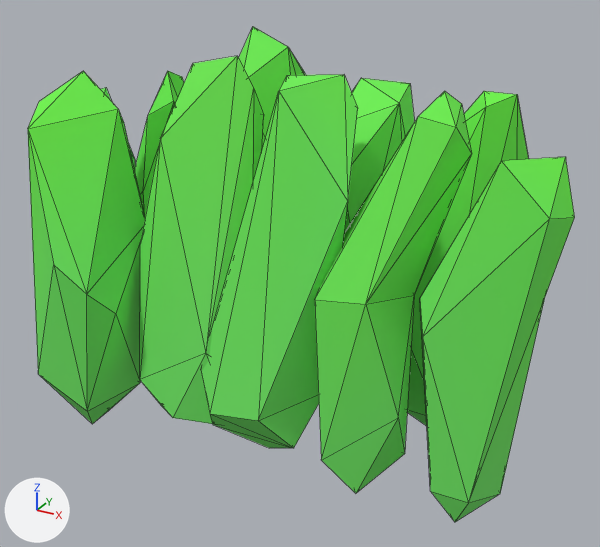
The glTF model client/public/models/grass.glb as it was, and as the next commit left it.
One viewpoint serves both versions: a 50 mm camera at (0.172, -0.415, 0.138) aimed at (-0.008, -0.089, -0.026). The axes (+X, +Y, +Z) are drawn at lower left. The lights are the same throughout. The picture after the commit comes second. Mesh edges are drawn as thin lines.

Objects in the first picture: 'Quad Sphere'.
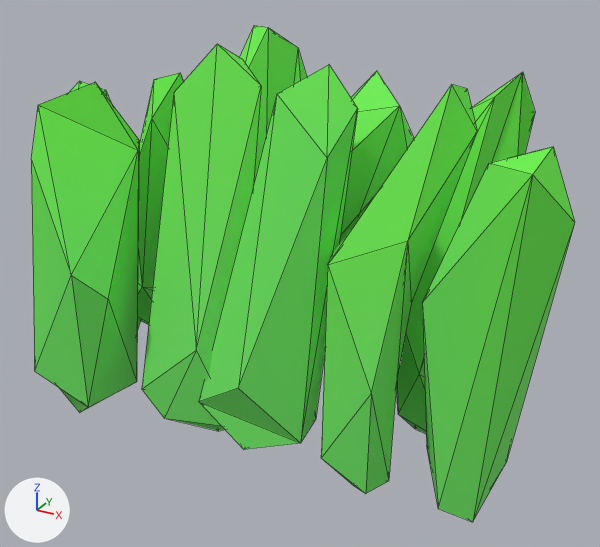
Changed parts and their boxes [x1, y1, x2, y2] in the pictures (600 x 547 px):
'Quad Sphere', reshaped, moved, rescaled: before [28, 27, 575, 522]; after [31, 25, 575, 522]
part 1 of me_quad_sphere, rebuilt: before [344, 78, 414, 233]; after [341, 71, 414, 234]
part 2 of me_quad_sphere, rebuilt: before [239, 27, 306, 148]; after [240, 25, 307, 185]
part 3 of me_quad_sphere, rebuilt: before [420, 157, 575, 522]; after [422, 147, 575, 522]
part 4 of me_quad_sphere, rebuilt: before [201, 75, 358, 448]; after [199, 65, 358, 449]
part 5 of me_quad_sphere, rebuilt (7% narrower, 6% shorter): before [28, 71, 145, 424]; after [31, 82, 140, 412]
part 6 of me_quad_sphere, rebuilt: before [134, 71, 184, 217]; after [138, 73, 183, 325]
part 7 of me_quad_sphere, rebuilt: before [407, 91, 528, 426]; after [396, 72, 535, 434]
part 8 of me_quad_sphere, rebuilt: before [140, 56, 264, 424]; after [142, 44, 261, 431]
part 9 of me_quad_sphere, rebuilt: before [315, 91, 472, 493]; after [321, 85, 477, 494]
part 10 of me_quad_sphere, rebuilt (mostly hidden): before [101, 88, 135, 170]; after [70, 81, 141, 328]

The change, as a list of edits to the scene's bpy script:
```text
Change me_quad_sphere:
    used by ob_quad_sphere; location = (-0.0157, -0.0873, -0.015); scale = (0.138, 0.132, 0.227)
    remove me_quad_sphere.from_pydata(...)  # 193 vertices, 346 faces; spans x -1.0..1.0, y -0.56..0.56, z -0.43..0.43
    add me_quad_sphere.from_pydata(...)  # 160 vertices, 280 faces; spans x -1.0..1.0, y -0.54..0.54, z -0.71..0.71
    me_quad_sphere part 1: the loose piece of 27 vertices spanning x -0.06..0.41, y -0.09..0.48, z -0.42..0.35 is rebuilt with 21 vertices and now spans x -0.08..0.42, y -0.11..0.48, z -0.71..0.58
    me_quad_sphere part 2: the loose piece of 24 vertices spanning x -0.42..-0.05, y -0.12..0.56, z -0.4..0.43 is rebuilt with 21 vertices and now spans x -0.42..-0.05, y -0.11..0.54, z -0.65..0.7
    me_quad_sphere part 3: the loose piece of 20 vertices spanning x 0.61..1.0, y -0.41..-0.09, z -0.4..0.31 is rebuilt with 14 vertices and now spans x 0.62..1.0, y -0.38..-0.12, z -0.67..0.53
    me_quad_sphere part 4: the loose piece of 19 vertices spanning x -0.17..0.38, y -0.46..-0.03, z -0.37..0.41 is rebuilt with 15 vertices and now spans x -0.17..0.36, y -0.45..-0.01, z -0.61..0.69
    me_quad_sphere part 5: the loose piece of 19 vertices spanning x -0.9..-0.43, y -0.56..-0.12, z -0.43..0.36 is rebuilt with 16 vertices and now spans x -0.93..-0.44, y -0.54..-0.13, z -0.71..0.56
    me_quad_sphere part 6: the loose piece of 18 vertices spanning x -0.83..-0.43, y -0.07..0.5, z -0.38..0.33 is rebuilt with 16 vertices and now spans x -0.84..-0.46, y -0.08..0.48, z -0.62..0.52
    me_quad_sphere part 7: the loose piece of 18 vertices spanning x 0.34..0.79, y -0.05..0.33, z -0.39..0.35 is rebuilt with 17 vertices and now spans x 0.33..0.78, y -0.06..0.33, z -0.67..0.63
    me_quad_sphere part 8: the loose piece of 17 vertices spanning x -0.43..0.03, y -0.43..-0.01, z -0.35..0.42 is rebuilt with 13 vertices and now spans x -0.44..0.01, y -0.4..-0.02, z -0.62..0.71
    me_quad_sphere part 9: the loose piece of 17 vertices spanning x 0.26..0.7, y -0.44..-0.07, z -0.38..0.39 is rebuilt with 14 vertices and now spans x 0.26..0.69, y -0.44..-0.07, z -0.64..0.67
    me_quad_sphere part 10: the loose piece of 14 vertices spanning x -1.0..-0.71, y -0.14..0.22, z -0.36..0.28 is rebuilt with 13 vertices and now spans x -1.0..-0.73, y -0.14..0.22, z -0.61..0.48
Change ob_quad_sphere:
    ob_quad_sphere.location: (-0.0157, -0.0873, -0.015) -> (-0.0143, -0.087, -0.0132)
    ob_quad_sphere.scale: (0.138, 0.132, 0.227) -> (0.137, 0.137, 0.137)
```
